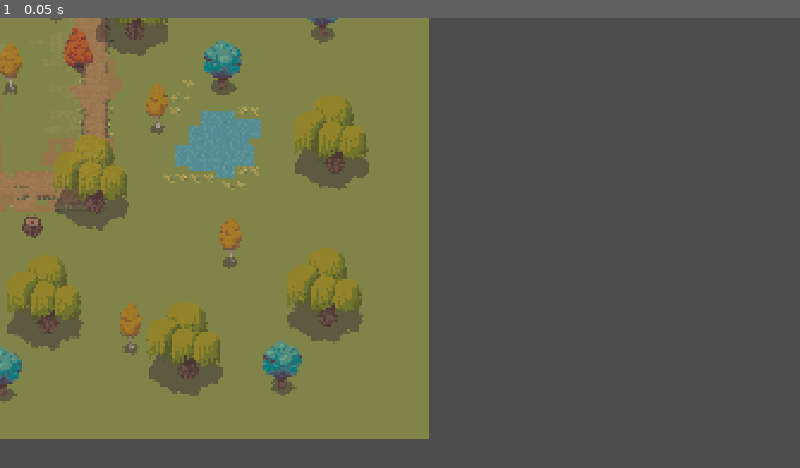
Above: before the commit, frame 1.
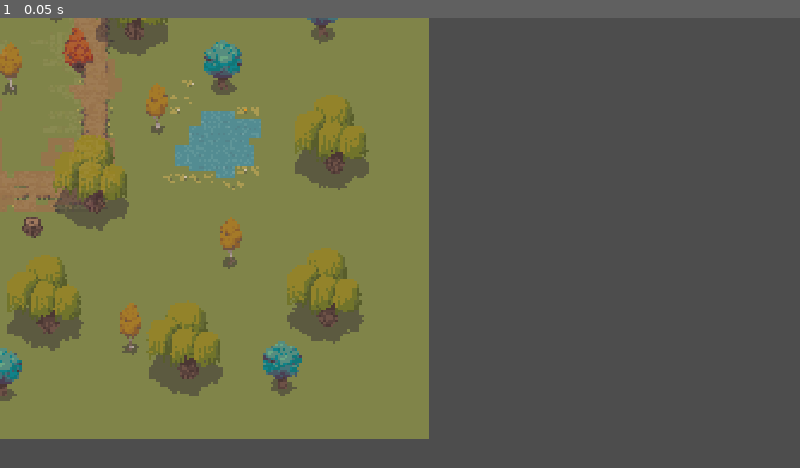
Above: after the commit, the same moment.

Repository: Novaaaaaaaaa0/RGB-RPG
Game: Godot game, scene res://scenes/level1.tscn
Same seed, same stepped clock (60 frames per second), same inputs: the game is played once before the commit and once after it.
Inputs:
- Up to frame 1 (0.05 s): no input

The runs differ from the first frame. In frame 1, 0.1% of the frame differs, in the area x 0-46%, y 3-82%.

Commit message:
trying to make mc animations

Diff:
--- /dev/null
+++ b/assets/Gretta Sprites/gretta_sprite_frames.tres
@@ -0,0 +1,130 @@
+[gd_resource type="SpriteFrames" format=3 uid="uid://cgxw6nq5sr5rj"]
+
+[ext_resource type="Texture2D" uid="uid://0h3dsc3v7ab1" path="res://assets/Gretta Sprites/Gretta sprite sheet 2.0.png" id="1_fm13a"]
+
+[sub_resource type="AtlasTexture" id="AtlasTexture_it0q0"]
+atlas = ExtResource("1_fm13a")
+region = Rect2(0, 32, 32, 32)
+
+[sub_resource type="AtlasTexture" id="AtlasTexture_4lfqa"]
+atlas = ExtResource("1_fm13a")
+region = Rect2(0, 32, 32, 32)
+
+[sub_resource type="AtlasTexture" id="AtlasTexture_rytje"]
+atlas = ExtResource("1_fm13a")
+region = Rect2(32, 32, 32, 32)
+
+[sub_resource type="AtlasTexture" id="AtlasTexture_1pddx"]
+atlas = ExtResource("1_fm13a")
+region = Rect2(0, 0, 32, 32)
+
+[sub_resource type="AtlasTexture" id="AtlasTexture_bvg42"]
+atlas = ExtResource("1_fm13a")
+region = Rect2(32, 0, 32, 32)
+
+[sub_resource type="AtlasTexture" id="AtlasTexture_0u2n6"]
+atlas = ExtResource("1_fm13a")
+region = Rect2(64, 0, 32, 32)
+
+[sub_resource type="AtlasTexture" id="AtlasTexture_nnttq"]
+atlas = ExtResource("1_fm13a")
+region = Rect2(0, 64, 32, 32)
+
+[sub_resource type="AtlasTexture" id="AtlasTexture_msm6p"]
+atlas = ExtResource("1_fm13a")
+region = Rect2(0, 64, 32, 32)
+
+[sub_resource type="AtlasTexture" id="AtlasTexture_u6xcs"]
+atlas = ExtResource("1_fm13a")
+region = Rect2(32, 64, 32, 32)
+
+[sub_resource type="AtlasTexture" id="AtlasTexture_adw0g"]
+atlas = ExtResource("1_fm13a")
+region = Rect2(0, 96, 32, 32)
+
+[sub_resource type="AtlasTexture" id="AtlasTexture_mx70g"]
+atlas = ExtResource("1_fm13a")
+region = Rect2(0, 96, 32, 32)
+
+[sub_resource type="AtlasTexture" id="AtlasTexture_pfjcw"]
+atlas = ExtResource("1_fm13a")
+region = Rect2(32, 96, 32, 32)
+
+[resource]
+animations = [{
+"frames": [{
+"duration": 1.0,
+"texture": SubResource("AtlasTexture_it0q0")
+}],
+"loop": 1,
+"name": &"Back Standing",
+"speed": 5.0
+}, {
+"frames": [{
+"duration": 2.0,
+"texture": SubResource("AtlasTexture_4lfqa")
+}, {
+"duration": 2.0,
+"texture": SubResource("AtlasTexture_rytje")
+}],
+"loop": 1,
+"name": &"Back Walking",
+"speed": 5.0
+}, {
+"frames": [{
+"duration": 1.0,
+"texture": SubResource("AtlasTexture_1pddx")
+}],
+"loop": 1,
+"name": &"Front Standing",
+"speed": 5.0
+}, {
+"frames": [{
+"duration": 2.0,
+"texture": SubResource("AtlasTexture_bvg42")
+}, {
+"duration": 2.0,
+"texture": SubResource("AtlasTexture_0u2n6")
+}],
+"loop": 1,
+"name": &"Front Walking",
+"speed": 5.0
+}, {
+"frames": [{
+"duration": 1.0,
+"texture": SubResource("AtlasTexture_nnttq")
+}],
+"loop": 1,
+"name": &"Left Standing",
+"speed": 5.0
+}, {
+"frames": [{
+"duration": 2.0,
+"texture": SubResource("AtlasTexture_msm6p")
+}, {
+"duration": 2.0,
+"texture": SubResource("AtlasTexture_u6xcs")
+}],
+"loop": 1,
+"name": &"Left Walking",
+"speed": 5.0
+}, {
+"frames": [{
+"duration": 1.0,
+"texture": SubResource("AtlasTexture_adw0g")
+}],
+"loop": 1,
+"name": &"Right Standing",
+"speed": 5.0
+}, {
+"frames": [{
+"duration": 2.0,
+"texture": SubResource("AtlasTexture_mx70g")
+}, {
+"duration": 2.0,
+"texture": SubResource("AtlasTexture_pfjcw")
+}],
+"loop": 1,
+"name": &"Right Walking",
+"speed": 5.0
+}]
--- /dev/null
+++ b/assets/gretta_animation.gd
@@ -0,0 +1,23 @@
+extends CharacterBody2D
+# tried to do a seperate script,
+# but lowkey not figuring that out rn so this is pasted in the other script
+
+@onready var gretta_sprite = $CollisionShape2D/AnimatedSprite2D
+
+func _process(_delta):
+	if Input.is_action_pressed("moveDown"):
+		gretta_sprite.play("Front Walking")
+	else:
+		gretta_sprite.stop()
+	if Input.is_action_pressed("moveUp"):
+		gretta_sprite.play("Back Walking")
+	else:
+		gretta_sprite.stop()
+	if Input.is_action_pressed("moveLeft"):
+		gretta_sprite.play("Left Walking")
+	else:
+		gretta_sprite.stop()
+	if Input.is_action_pressed("moveRight"):
+		gretta_sprite.play("Right Walking")
+	else:
+		gretta_sprite.stop()
--- a/assets/mainCharacter.tscn
+++ b/assets/mainCharacter.tscn
@@ -1,18 +1,25 @@
 [gd_scene format=3 uid="uid://wr1deivfc0wv"]
 
 [ext_resource type="Script" uid="uid://bes5usw62i327" path="res://scripts/main_character.gd" id="1_1iwj0"]
+[ext_resource type="Texture2D" uid="uid://bhkvlatrgf3uw" path="res://assets/Gretta Sprites/RBG RPG Gretta.png" id="2_xhxfj"]
+[ext_resource type="SpriteFrames" uid="uid://cgxw6nq5sr5rj" path="res://assets/Gretta Sprites/gretta_sprite_frames.tres" id="3_1mvck"]
 
 [sub_resource type="RectangleShape2D" id="RectangleShape2D_trt31"]
-size = Vector2(15, 15)
-
-[sub_resource type="PlaceholderTexture2D" id="PlaceholderTexture2D_bec24"]
-size = Vector2(15, 15)
+size = Vector2(13, 20)
 
 [node name="mainCharacter" type="CharacterBody2D" unique_id=215440872]
 script = ExtResource("1_1iwj0")
 
 [node name="CollisionShape2D" type="CollisionShape2D" parent="." unique_id=705225977]
+position = Vector2(-2.5, 1)
 shape = SubResource("RectangleShape2D_trt31")
 
 [node name="Sprite2D" type="Sprite2D" parent="CollisionShape2D" unique_id=470907157]
-texture = SubResource("PlaceholderTexture2D_bec24")
+visible = false
+position = Vector2(0.5, 0)
+texture = ExtResource("2_xhxfj")
+
+[node name="AnimatedSprite2D" type="AnimatedSprite2D" parent="CollisionShape2D" unique_id=1481908244]
+position = Vector2(0.5, 0)
+sprite_frames = ExtResource("3_1mvck")
+animation = &"Right Walking"
--- a/project.godot
+++ b/project.godot
@@ -64,5 +64,6 @@
 
 [rendering]
 
+textures/canvas_textures/default_texture_filter=0
 rendering_device/driver.windows="d3d12"
 renderer/rendering_method="mobile"
--- a/scripts/main_character.gd
+++ b/scripts/main_character.gd
@@ -1,6 +1,7 @@
 extends CharacterBody2D
 
 @export var speed = 400
+@onready var gretta_sprite = $CollisionShape2D/AnimatedSprite2D
 
 func get_input():
 	var input_direction = Input.get_vector("moveLeft", "moveRight", "moveUp", "moveDown")
@@ -9,3 +10,25 @@
 func _physics_process(_delta: float) -> void:
 	get_input()
 	move_and_slide()
+
+
+# Most Inefficient animation code in the world
+
+
+func _process(_delta):
+	if Input.is_action_pressed("moveDown"):
+		gretta_sprite.play("Front Walking")
+	else:
+		gretta_sprite.stop()
+	if Input.is_action_pressed("moveUp"):
+		gretta_sprite.play("Back Walking")
+	else:
+		gretta_sprite.stop()
+	if Input.is_action_pressed("moveLeft"):
+		gretta_sprite.play("Left Walking")
+	else:
+		gretta_sprite.stop()
+	if Input.is_action_pressed("moveRight"):
+		gretta_sprite.play("Right Walking")
+	else:
+		gretta_sprite.stop()
Binary file removed: RBG RPG Gretta.png
Binary file removed: assets/Gretta Sprites/Gretta Sprite Sheet.png
Binary file added: assets/Gretta Sprites/Gretta sprite sheet 2.0.png
Not shown, changed: assets/Gretta Sprites/Gretta sprite sheet 2.0.png.import
Not shown, added: assets/gretta_animation.gd.uid
